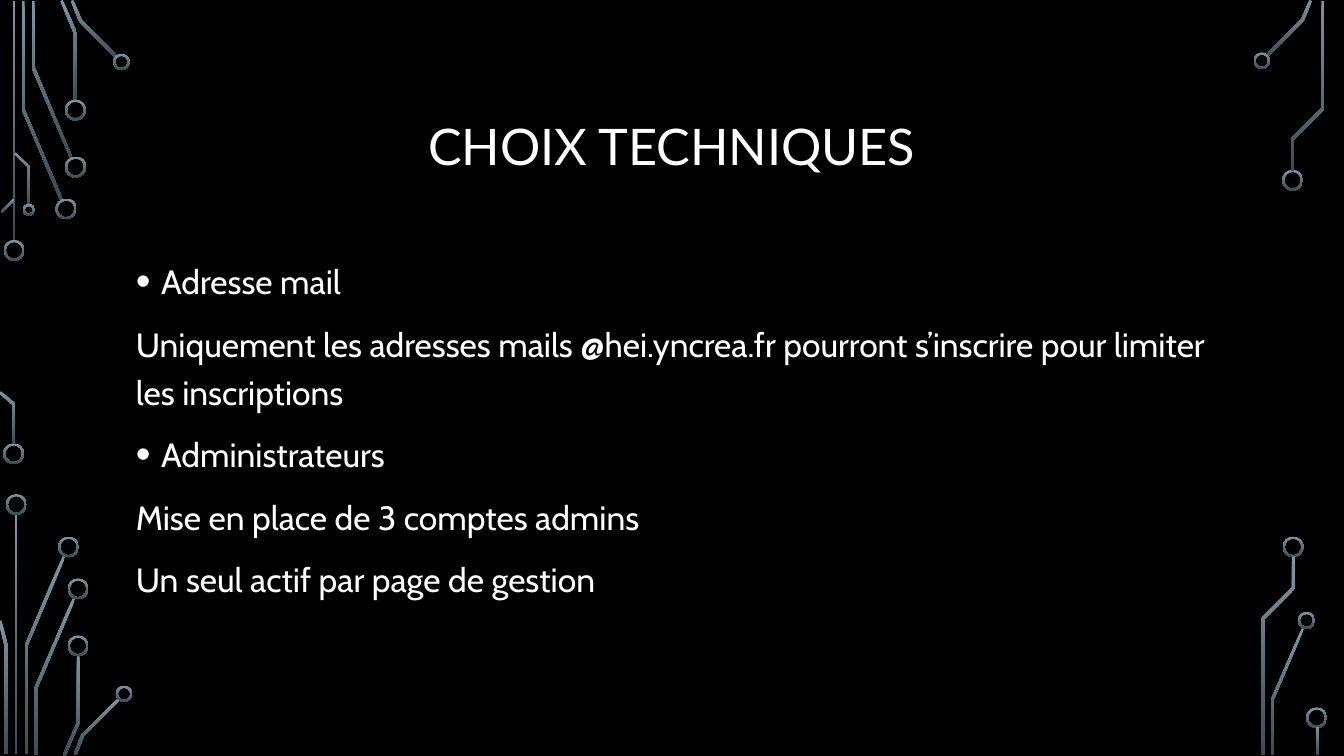
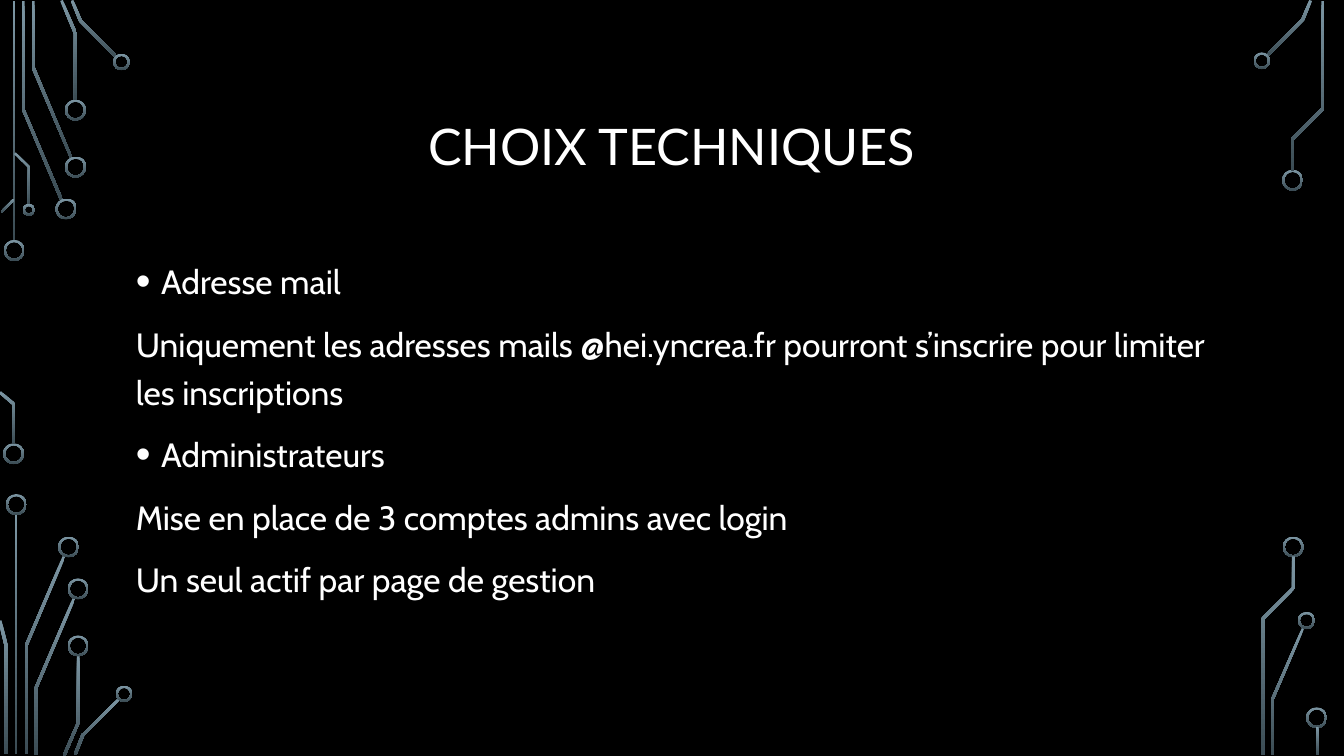
Before and after one commit to NicolasDouvrin/Projet100H, a slide deck: slide 6 of Oral projet100h.pptx. Drawn at 1344x756 pixels with LibreOffice and Linux fonts; fonts in the diff are those of the drawing; background and template pictures are left out. Boxes give left, top, right and bottom in pixels: in the first picture for what was removed or moved away, otherwise in the second. Text is boxed around its words. In the diff, an @@ line names an element or a change of style, - is before the commit and + after.

```diff
--- a/Oral projet100h.pptx
+++ b/Oral projet100h.pptx
@@ text at <box>136,504,788,538</box>: text changed @@
-Mise en place de 3 comptes admins
+Mise en place de 3 comptes admins avec login
```
Also in this commit, not shown: 3 other slides changed, 2 slides added, 1 slide removed.
